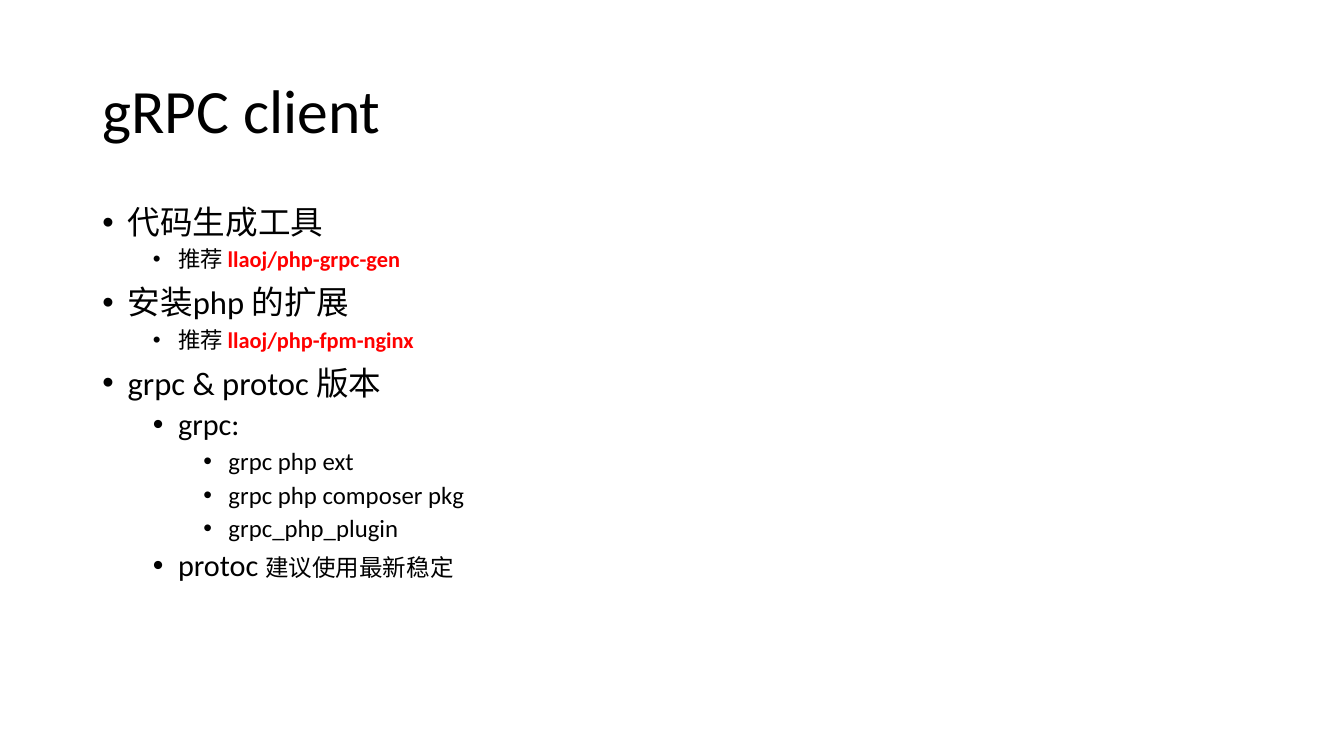
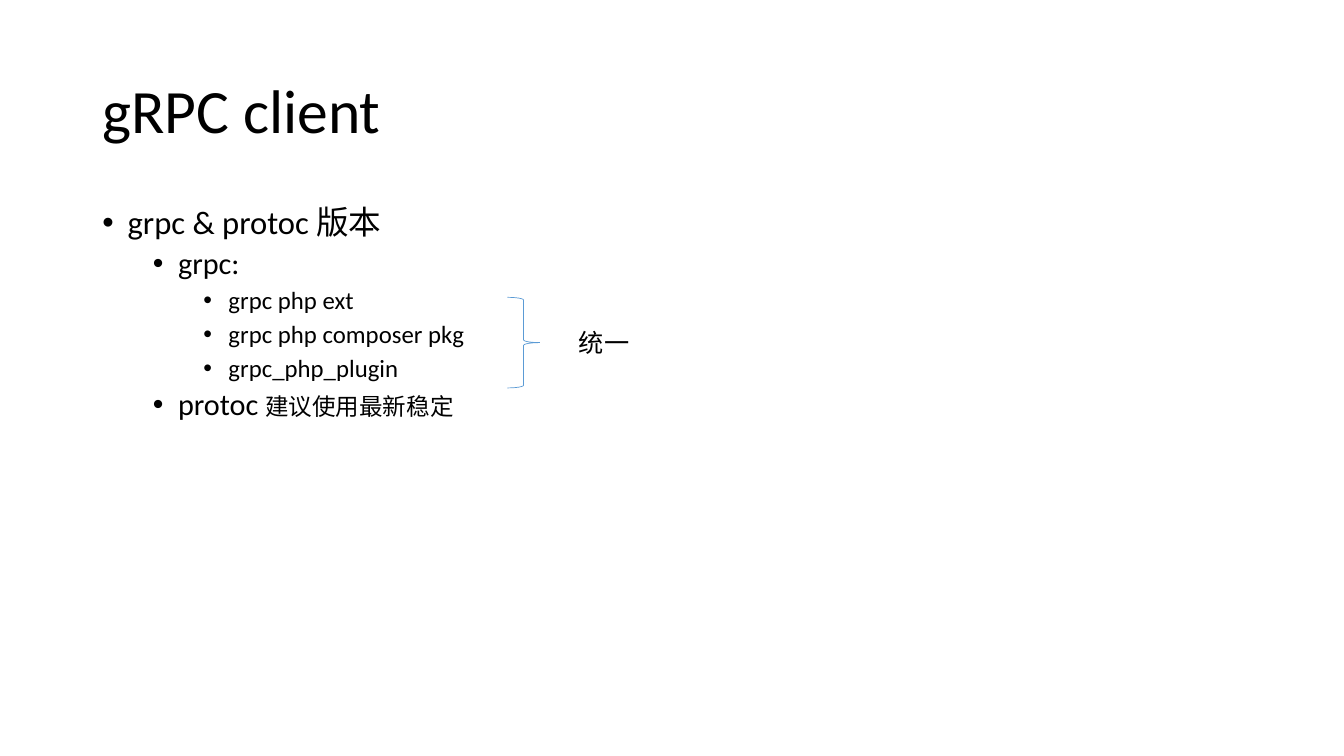
Before and after one commit to llaoj/my-share, a slide deck: slide 9 of grpc/index.pptx (slide 14 before the commit). Drawn at 1344x756 pixels with LibreOffice and Linux fonts; fonts in the diff are those of the drawing. Boxes give left, top, right and bottom in pixels: in the first picture for what was removed or moved away, otherwise in the second. Text is boxed around its words. In the diff, an @@ line names an element or a change of style, - is before the commit and + after.

```diff
--- a/grpc/index.pptx
+++ b/grpc/index.pptx
@@ text at bbox=[128, 206, 414, 352]: paragraphs removed @@
-• 代码生成工具
-  • 推荐 llaoj/php-grpc-gen
-• 安装php 的扩展
-  • 推荐 llaoj/php-fpm-nginx
@@ right brace added at bbox=[507, 297, 539, 388], outline #5B9BD5 0.5 pt @@
@@ text added at bbox=[579, 331, 629, 354], 18 pt, text #000000 @@
+统一
```
Also in this commit, not shown: 5 other slides changed, 5 slides removed, 1 other file.
